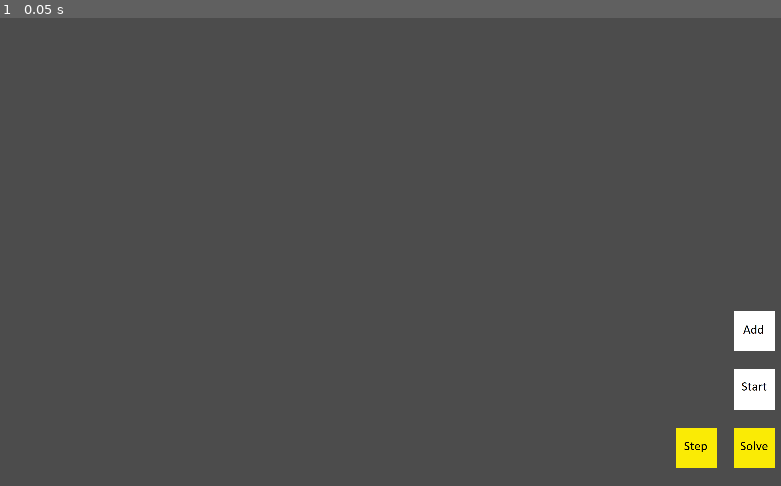
Above: before the commit, frame 1.
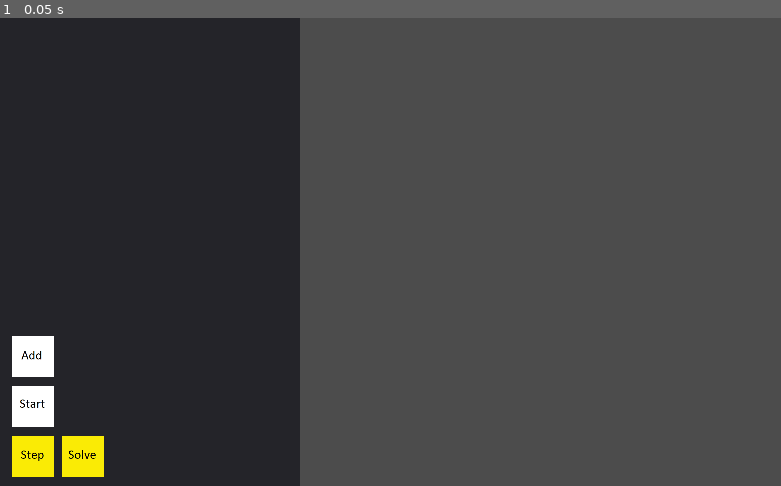
Above: after the commit, the same moment.

Repository: 8pins/Floyd-Warshall-Algorithm-by-godot
Game: Godot game, scene res://app/scenes/World.tscn
Same seed, same stepped clock (60 frames per second), same inputs: the game is played once before the commit and once after it. Before the commit the project starts from res://World.tscn. The engine's default icon, where the game draws it, is replaced by a stand-in: a white triangle on a blue panel in a dark square.
Inputs:
- Up to frame 1 (0.05 s): no input

The runs differ from the first frame. In frame 1, 40% of the frame differs, in the area x 0-100%, y 0-100%.

Commit message:
modify Project Package

Diff:
--- a/Floyd-Warshall/World.tscn
+++ /dev/null
@@ -1,57 +0,0 @@
-[gd_scene load_steps=9 format=2]
-
-[ext_resource path="res://assets/Add.png" type="Texture" id=1]
-[ext_resource path="res://World.gd" type="Script" id=2]
-[ext_resource path="res://assets/Solve.png" type="Texture" id=3]
-[ext_resource path="res://assets/Start.png" type="Texture" id=4]
-[ext_resource path="res://assets/Step.png" type="Texture" id=5]
-
-[sub_resource type="AnimatedTexture" id=1]
-
-[sub_resource type="AnimatedTexture" id=2]
-
-[sub_resource type="AnimatedTexture" id=3]
-
-[node name="World" type="Node2D"]
-script = ExtResource( 2 )
-
-[node name="add_button" type="TouchScreenButton" parent="."]
-position = Vector2( 940, 375 )
-scale = Vector2( 0.35, 0.35 )
-normal = ExtResource( 1 )
-pressed = SubResource( 1 )
-
-[node name="graph_group" type="Node2D" parent="."]
-
-[node name="solve_button" type="TouchScreenButton" parent="."]
-modulate = Color( 0.984314, 0.92549, 0.0235294, 1 )
-light_mask = 0
-position = Vector2( 940, 525 )
-scale = Vector2( 0.35, 0.35 )
-normal = ExtResource( 3 )
-pressed = SubResource( 2 )
-__meta__ = {
-"_editor_description_": ""
-}
-
-[node name="step_buttom" type="TouchScreenButton" parent="."]
-modulate = Color( 0.984314, 0.92549, 0.0235294, 1 )
-light_mask = 0
-position = Vector2( 865, 525 )
-scale = Vector2( 0.35, 0.35 )
-normal = ExtResource( 5 )
-pressed = SubResource( 2 )
-__meta__ = {
-"_editor_description_": ""
-}
-
-[node name="start" type="TouchScreenButton" parent="."]
-position = Vector2( 940, 450 )
-scale = Vector2( 0.35, 0.35 )
-normal = ExtResource( 4 )
-pressed = SubResource( 3 )
-
-[connection signal="released" from="add_button" to="." method="_on_add_button_released"]
-[connection signal="released" from="solve_button" to="." method="_on_start_button_released"]
-[connection signal="released" from="step_buttom" to="." method="_on_step_buttom_released"]
-[connection signal="released" from="start" to="." method="_on_start_released"]
--- /dev/null
+++ b/Floyd-Warshall/app/MainUI.tscn
@@ -0,0 +1,8 @@
+[gd_scene format=2]
+
+[node name="MainUI" type="Control"]
+anchor_right = 1.0
+anchor_bottom = 1.0
+__meta__ = {
+"_edit_use_anchors_": false
+}
--- a/Floyd-Warshall/World.gd
+++ b/Floyd-Warshall/app/scenes/World.gd
@@ -1,7 +1,7 @@
 class_name MainWorld
 extends Node2D
 
-var graph_node = preload("res://NodeGraph.tscn")
+var graph_node = preload("res://graphObject/NodeGraph.tscn")
 var current_nodeId = 0
 var MatrixPath = []
 var step_count = 0
@@ -18,7 +18,6 @@
 	pass # Replace with function body.
 
 func _on_start_button_released():
-
 #	thuc hien thuat toan
 	for step in range (MatrixPath.size()):
 		step_solve(step)
@@ -60,9 +59,12 @@
 			matrix[x].append(9999)
 	return matrix
 
-func showMatrix():
+func showMatrix() -> String:
+	var result = ""
 	for row in MatrixPath:
+		result += str(row) + "\n"
 		print(row)
+	return result
 
 func step_solve(step):
 	for i in range (MatrixPath.size()):
--- /dev/null
+++ b/Floyd-Warshall/app/scenes/World.tscn
@@ -0,0 +1,81 @@
+[gd_scene load_steps=9 format=2]
+
+[ext_resource path="res://assets/Start.png" type="Texture" id=1]
+[ext_resource path="res://assets/Step.png" type="Texture" id=2]
+[ext_resource path="res://assets/Add.png" type="Texture" id=3]
+[ext_resource path="res://assets/Solve.png" type="Texture" id=4]
+[ext_resource path="res://app/scenes/World.gd" type="Script" id=5]
+
+[sub_resource type="AnimatedTexture" id=1]
+
+[sub_resource type="AnimatedTexture" id=2]
+
+[sub_resource type="AnimatedTexture" id=3]
+
+[node name="UI_graphSolve" type="Control"]
+anchor_right = 1.0
+anchor_bottom = 1.0
+margin_right = -704.0
+__meta__ = {
+"_edit_use_anchors_": false
+}
+
+[node name="Panel" type="Panel" parent="."]
+margin_right = 384.0
+margin_bottom = 600.0
+__meta__ = {
+"_edit_use_anchors_": false
+}
+
+[node name="result_screen" type="RichTextLabel" parent="Panel"]
+margin_left = 16.0
+margin_top = 16.0
+margin_right = 368.0
+margin_bottom = 400.0
+__meta__ = {
+"_edit_use_anchors_": false
+}
+
+[node name="World" type="Node2D" parent="."]
+script = ExtResource( 5 )
+
+[node name="add_button" type="TouchScreenButton" parent="World"]
+position = Vector2( 16.0001, 408 )
+scale = Vector2( 0.35, 0.35 )
+normal = ExtResource( 3 )
+pressed = SubResource( 1 )
+
+[node name="graph_group" type="Node2D" parent="World"]
+
+[node name="solve_button" type="TouchScreenButton" parent="World"]
+modulate = Color( 0.984314, 0.92549, 0.0235294, 1 )
+light_mask = 0
+position = Vector2( 80.0001, 536 )
+scale = Vector2( 0.35, 0.35 )
+normal = ExtResource( 4 )
+pressed = SubResource( 2 )
+__meta__ = {
+"_editor_description_": ""
+}
+
+[node name="step_buttom" type="TouchScreenButton" parent="World"]
+modulate = Color( 0.984314, 0.92549, 0.0235294, 1 )
+light_mask = 0
+position = Vector2( 16.0001, 536 )
+scale = Vector2( 0.35, 0.35 )
+normal = ExtResource( 2 )
+pressed = SubResource( 2 )
+__meta__ = {
+"_editor_description_": ""
+}
+
+[node name="start" type="TouchScreenButton" parent="World"]
+position = Vector2( 16.0001, 472 )
+scale = Vector2( 0.35, 0.35 )
+normal = ExtResource( 1 )
+pressed = SubResource( 3 )
+
+[connection signal="released" from="World/add_button" to="World" method="_on_add_button_released"]
+[connection signal="released" from="World/solve_button" to="World" method="_on_start_button_released"]
+[connection signal="released" from="World/step_buttom" to="World" method="_on_step_buttom_released"]
+[connection signal="released" from="World/start" to="World" method="_on_start_released"]
--- a/Floyd-Warshall/LineGraph.tscn
+++ b/Floyd-Warshall/graphObject/LineGraph.tscn
@@ -1,12 +1,12 @@
 [gd_scene load_steps=3 format=2]
 
-[ext_resource path="res://LineGraph.gd" type="Script" id=1]
-[ext_resource path="res://assets/arrow.png" type="Texture" id=2]
+[ext_resource path="res://assets/arrow.png" type="Texture" id=1]
+[ext_resource path="res://graphObject/LineGraph.gd" type="Script" id=2]
 
 [node name="LineGraph" type="Line2D"]
 points = PoolVector2Array( 0, 0, 0, 0 )
 width = 3.0
-script = ExtResource( 1 )
+script = ExtResource( 2 )
 
 [node name="LineEdit" type="LineEdit" parent="."]
 margin_right = 58.0
--- a/Floyd-Warshall/NodeGraph.gd
+++ b/Floyd-Warshall/graphObject/NodeGraph.gd
@@ -4,13 +4,19 @@
 var dragMouse = false
 var dragLine = false
 var overLapAreas = []
-var lineGraph = preload("res://LineGraph.tscn")
+var lineGraph = preload("res://graphObject/LineGraph.tscn")
 
 var currentLine = null
 
 var ListChildGraph_Node = []
 
 #var state : int = 2   #0:dragging 1: lineDrag 2: idle
+
+func checkNodeChildExist(node_name):
+	for nodeGraph in ListChildGraph_Node:
+		if nodeGraph.get_name() == str(node_name):
+			return true
+	return false
 
 func _ready():
 	$Area2D.z_index = self.z_index
@@ -21,8 +27,11 @@
 		set_position(get_viewport().get_mouse_position())
 	if dragLine:
 		if SystemController.tmpGraph_Node != null:
-			ListChildGraph_Node.append(SystemController.tmpGraph_Node)
-			currentLine.setSecondPoint(SystemController.tmpGraph_Node)
+			if not checkNodeChildExist(SystemController.tmpGraph_Node.get_name()):
+				ListChildGraph_Node.append(SystemController.tmpGraph_Node)
+				currentLine.setSecondPoint(SystemController.tmpGraph_Node)
+			else:
+				currentLine.queue_free()
 			SystemController.tmpGraph_Node = null
 			dragLine = false
 			$Button.disabled = false
--- a/Floyd-Warshall/NodeGraph.tscn
+++ b/Floyd-Warshall/graphObject/NodeGraph.tscn
@@ -1,7 +1,7 @@
 [gd_scene load_steps=4 format=2]
 
 [ext_resource path="res://icon.png" type="Texture" id=1]
-[ext_resource path="res://NodeGraph.gd" type="Script" id=2]
+[ext_resource path="res://graphObject/NodeGraph.gd" type="Script" id=2]
 
 [sub_resource type="RectangleShape2D" id=1]
 extents = Vector2( 31.75, 32.25 )
--- a/Floyd-Warshall/project.godot
+++ b/Floyd-Warshall/project.godot
@@ -12,12 +12,12 @@
 "base": "Node2D",
 "class": "MainWorld",
 "language": "GDScript",
-"path": "res://World.gd"
+"path": "res://app/scenes/World.gd"
 }, {
 "base": "Node2D",
 "class": "NodeGraph",
 "language": "GDScript",
-"path": "res://NodeGraph.gd"
+"path": "res://graphObject/NodeGraph.gd"
 } ]
 _global_script_class_icons={
 "MainWorld": "",
@@ -27,12 +27,12 @@
 [application]
 
 config/name="Godot"
-run/main_scene="res://World.tscn"
+run/main_scene="res://app/scenes/World.tscn"
 config/icon="res://icon.png"
 
 [autoload]
 
-SystemController="*res://SystemController.tscn"
+SystemController="*res://system/SystemController.tscn"
 
 [display]
 
--- a/Floyd-Warshall/SystemController.tscn
+++ b/Floyd-Warshall/system/SystemController.tscn
@@ -1,6 +1,7 @@
 [gd_scene load_steps=2 format=2]
 
-[ext_resource path="res://SystemController.gd" type="Script" id=1]
+[ext_resource path="res://system/SystemController.gd" type="Script" id=1]
+
 
 [node name="SystemController" type="Node"]
 script = ExtResource( 1 )
--- a/Floyd-Warshall/test.tscn
+++ b/Floyd-Warshall/test.tscn
@@ -1,7 +1,7 @@
 [gd_scene load_steps=4 format=2]
 
-[ext_resource path="res://NodeGraph.tscn" type="PackedScene" id=1]
-[ext_resource path="res://LineGraph.tscn" type="PackedScene" id=2]
+[ext_resource path="res://graphObject/NodeGraph.tscn" type="PackedScene" id=1]
+[ext_resource path="res://graphObject/LineGraph.tscn" type="PackedScene" id=2]
 
 [sub_resource type="Curve2D" id=1]
 _data = {
Renamed: Floyd-Warshall/LineGraph.gd -> Floyd-Warshall/graphObject/LineGraph.gd
Not shown: 1 places in Floyd-Warshall/graphObject/LineGraph.tscn that only renumber resources
Renamed: Floyd-Warshall/SystemController.gd -> Floyd-Warshall/system/SystemController.gd
